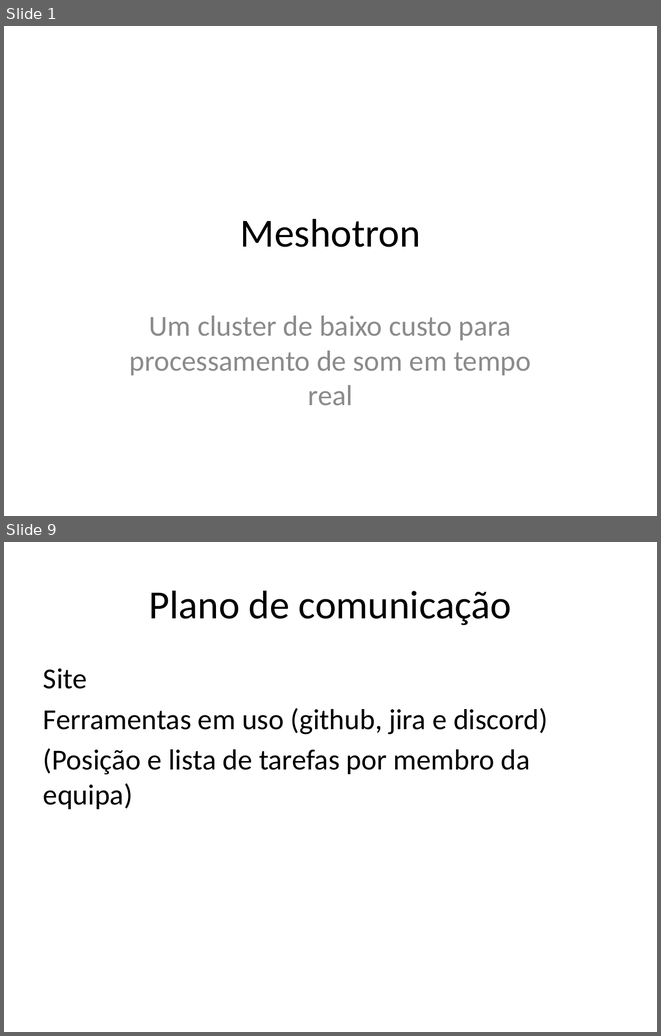
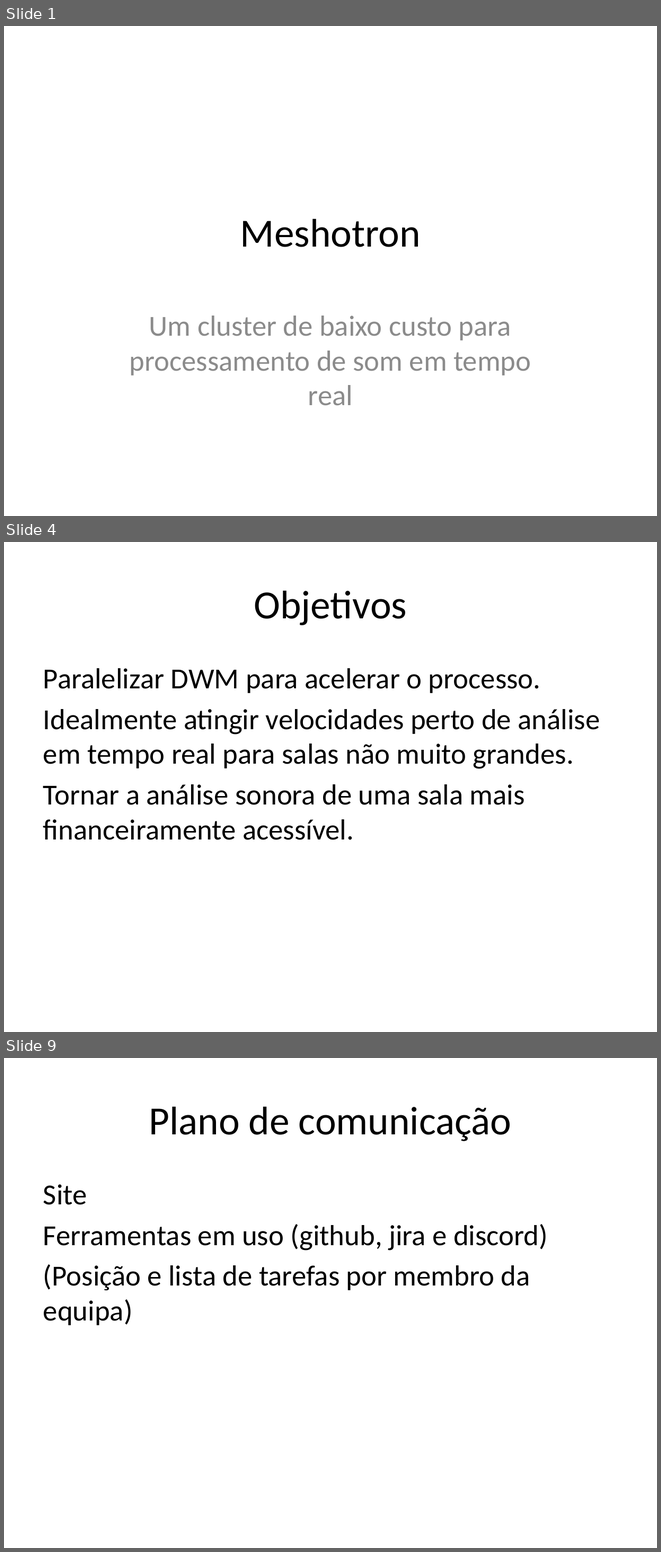
Before and after one commit to Meshotron2/comunication, a slide deck: m1-presentation/presentation.pptx. Shown one above the other, each under a label of ours: slides 1 and 9 before the commit, slides 1, 4 and 9 after it; the slides between them are not shown. The pictures are 661x1036 and 661x1552 pixels, drawn with LibreOffice and Linux fonts; fonts in the diff are those of the drawing. Boxes give left, top, right and bottom in pixels: in the first picture for what was removed or moved away, otherwise in the second. Text is boxed around its words. In the diff, an @@ line names an element or a change of style, - is before the commit and + after.

```diff
--- a/m1-presentation/presentation.pptx
+++ b/m1-presentation/presentation.pptx
@@ slide 4 added at box(4, 542, 657, 1032), background #FFFFFF @@
@@ title added at box(254, 590, 407, 625), 44 pt, text #000000 @@
+Objetivos
@@ text added at box(43, 668, 600, 840), 32 pt, text #000000 @@
+Paralelizar DWM para acelerar o processo.
+Idealmente atingir velocidades perto de análise em tempo real para salas não muito grandes.
+Tornar a análise sonora de uma sala mais financeiramente acessível.
```
Also in this commit, not shown: 4 slides changed, 3 other slides added, 4 slides removed, 2 other files.
